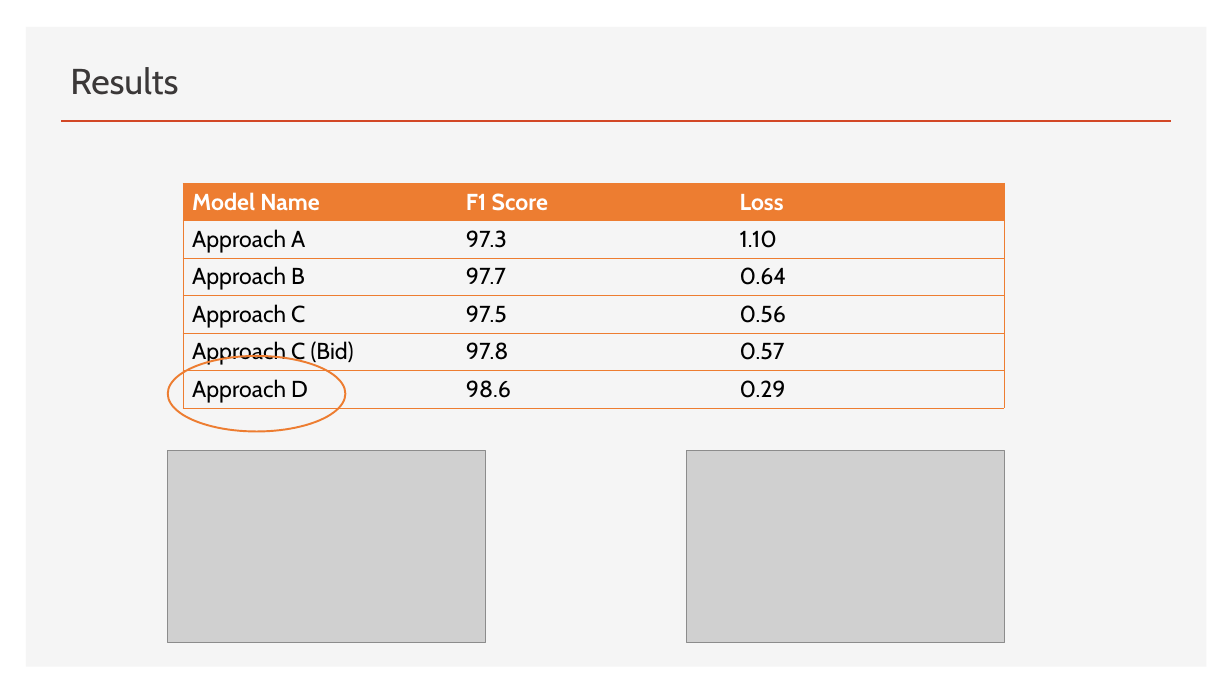
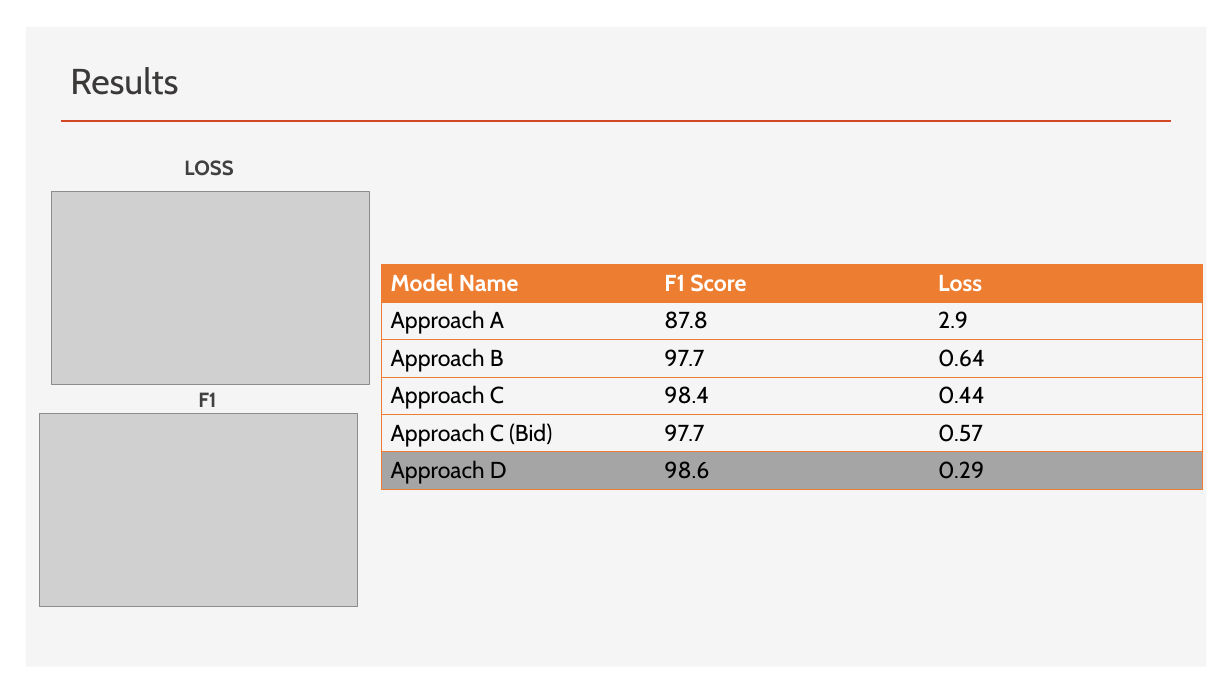
Before and after one commit to gbatsis/actRec, a slide deck: slide 22 of Video Classification using Deep Learning.pptx (slide 17 before the commit). Drawn at 1232x693 pixels with LibreOffice and Linux fonts; fonts in the diff are those of the drawing; grey boxes stand for pictures. Boxes give left, top, right and bottom in pixels: in the first picture for what was removed or moved away, otherwise in the second. Text is boxed around its words. In the diff, an @@ line names an element or a change of style, - is before the commit and + after.

```diff
--- a/Video Classification using Deep Learning.pptx
+++ b/Video Classification using Deep Learning.pptx
@@ text added at (184,160,233,176), 16 pt, text #404040, bold @@
+LOSS
@@ picture added at (52,191,370,384) @@
@@ table at (382,264,1202,489) @@
-row 2, column 2: 97.3
+row 2, column 2: 87.8
-row 2, column 3: 1.10
+row 2, column 3: 2.9
-row 4, column 2: 97.5
+row 4, column 2: 98.4
-row 4, column 3: 0.56
+row 4, column 3: 0.44
-row 5, column 2: 97.8
+row 5, column 2: 97.7
@@ fill none to #F5F5F5 in row 2 @@
@@ fill none to #A5A5A5 in row 6 @@
@@ table: place and size @@
-table at (183,183,1004,408)
+table at (382,264,1202,489)
@@ ellipse removed at (168,356,346,432) @@
@@ picture added at (40,414,358,606) @@
@@ text added at (198,392,216,407), 16 pt, text #404040, bold @@
+F1
@@ picture removed at (168,450,486,642) @@
@@ picture removed at (687,450,1005,642) @@
```
Also in this commit, not shown: 6 other slides changed, 8 slides added, 2 slides removed.
